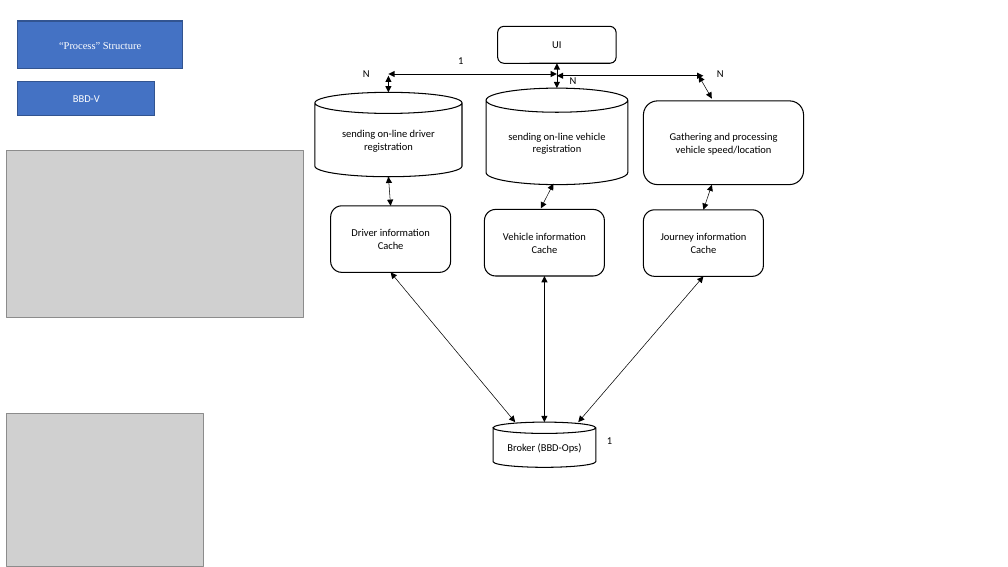
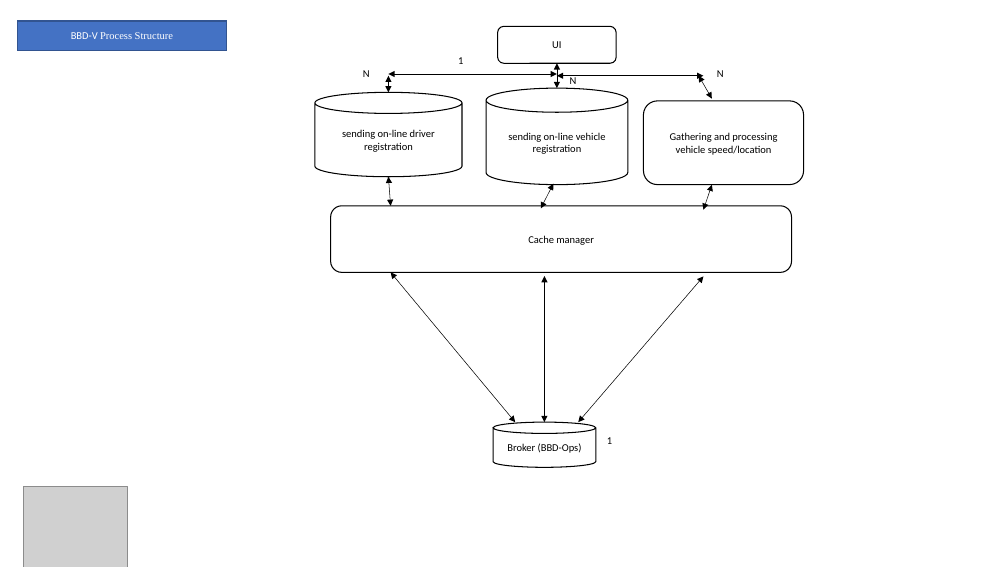
Before and after one commit to st970703/Software_Architecture_Report, a slide deck: slide 6 of Big Brother Driver Diagrams.pptx. Drawn at 1008x567 pixels with LibreOffice and Linux fonts; fonts in the diff are those of the drawing; grey boxes stand for pictures. Boxes give left, top, right and bottom in pixels: in the first picture for what was removed or moved away, otherwise in the second. Text is boxed around its words. In the diff, an @@ line names an element or a change of style, - is before the commit and + after.

```diff
--- a/Big Brother Driver Diagrams.pptx
+++ b/Big Brother Driver Diagrams.pptx
@@ rectangle "BBD-V Process Structure": place and size @@
-rectangle "BBD-V Process Structure" at [17, 21, 182, 69]
+rectangle "BBD-V Process Structure" at [17, 21, 226, 51]
@@ text in rectangle at [71, 32, 173, 39]: text changed @@
-“Process” Structure
+BBD-V Process Structure
@@ rectangle removed at [17, 82, 155, 116] @@
-BBD-V
@@ picture removed at [6, 150, 304, 317] @@
@@ rounded rectangle "Cache manager": place and size @@
-rounded rectangle "Cache manager" at [330, 206, 451, 272]
+rounded rectangle "Cache manager" at [330, 206, 792, 272]
@@ rounded rectangle removed at [485, 209, 605, 276] @@
-Vehicle information Cache
@@ text in rounded rectangle at [528, 235, 594, 245]: text changed @@
-Driver information Cache
+Cache manager
@@ rounded rectangle removed at [644, 210, 764, 277] @@
-Journey information Cache
@@ picture: place and size @@
-picture at [6, 413, 203, 566]
+picture at [23, 486, 128, 567]
```
Also in this commit, not shown: 11 other slides changed, 2 other files.
